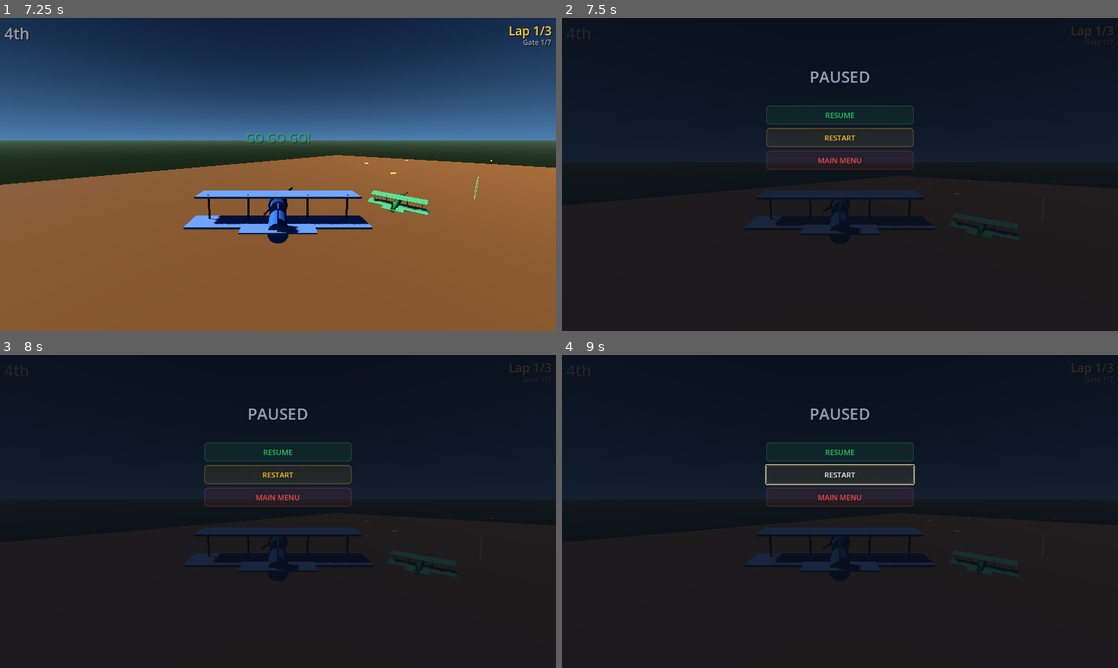
Above: before the commit, frames 1-4 (two rows, left to right).
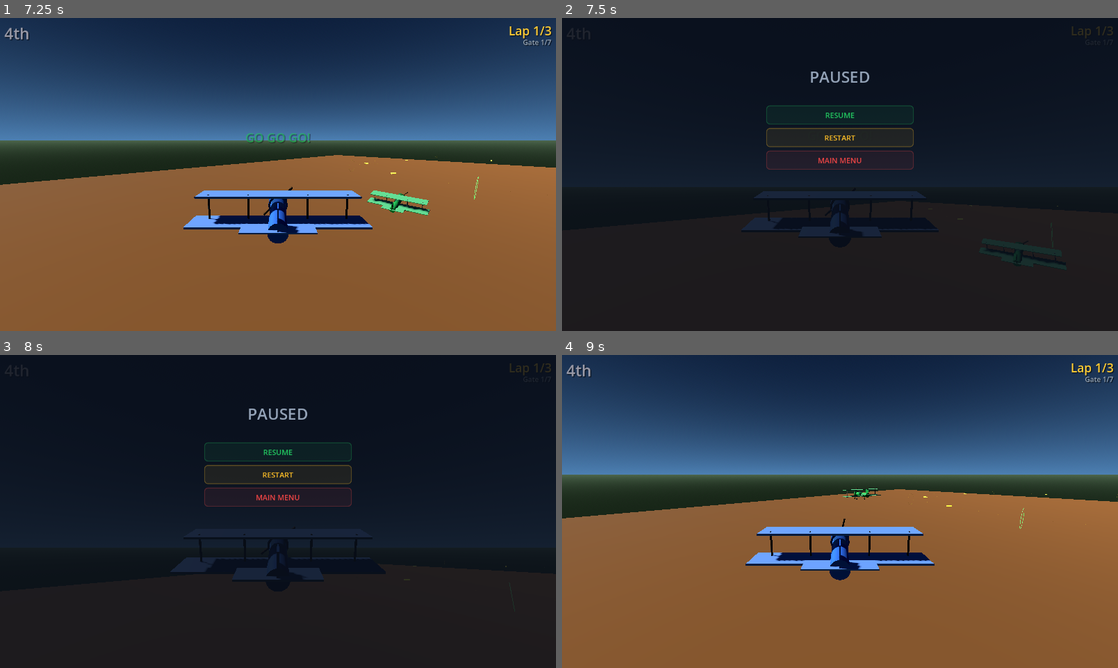
Above: after the commit, the same moments.

Repository: withdoron/ephraim-games
Game: Godot game, scene res://node_3d.tscn
Two runs of this game, one before a commit and one after it. Both use one fixed random seed, a clock stepped at 60 frames per second and the inputs below.
Inputs (mouse positions are in pixels of both pictures, inside the frame that each line leads up to):
- Up to frame 1 (7.25 s): click "RACE" at 0.5 s; click "1 PLAYER" at 1.25 s; click "🏜️ GRAND CANYON" at 2 s; tap Enter at 2.75, 5 s; move the mouse to (400, 158) at 2.77 s; hold Right (ui_right) 2.78-3.53 s; tap P at 2.85, 4.35, 5.85 s; click (400, 158) at 2.92 s; tap Space at 3.02, 3.5, 3.77, 5.27, 5.75, 6.02, 6.77 s; move the mouse to (166, 190) at 3.52 s; hold S 3.53-4.28 s; tap Shift at 3.6, 5.1, 6.6 s; move the mouse to (333, 105) at 4.27 s; hold Right (ui_right) 4.28-5.03 s; move the mouse to (250, 237) at 5.02 s; hold W 5.03-5.78 s; click (250, 237) at 5.17 s; move the mouse to (444, 221) at 5.77 s; hold Left (ui_left) from 5.78 s (still down); move the mouse to (111, 127) at 6.52 s
- Up to frame 2 (7.5 s): move the mouse to (867, 174) at 7.27 s; release Left (ui_left) at 7.28 s; hold S from 7.28 s (still down); tap P at 7.35 s; click (867, 174) at 7.42 s
- Up to frame 3 (8 s): keep holding S
- Up to frame 4 (9 s): release S at 8 s; click (840, 473) at 8 s, where only the run after the commit has a clickable "RESTART"; tap Enter at 8.75 s; move the mouse to (756, 433) at 8.77 s; hold Right (ui_right) from 8.78 s (still down); tap Shift at 8.85 s

Frame 1 is identical in both runs. In frame 2, 0.6% of the frame differs, in the area x 32-89%, y 51-70%; in frame 3, 1.5%; in frame 4, 95%, in the area x 0-100%, y 0-100%.

Commit message:
RINGSTORM-GODOT: fix pause menu, save settings to disk
Pause fix: set process_mode = PROCESS_MODE_ALWAYS on both the menu
CanvasLayer and the main_setup root node. Without this, when
get_tree().paused = true, the menu UI stops processing and cannot
receive mouse clicks or input. The _unhandled_input for unpause also
stopped working because main_setup was paused too.

Settings persistence: save/load via ConfigFile to user://settings.cfg.
- load_settings() called in Settings._ready() on game start
- save_settings() called automatically on every slider change, toggle
  change, and reset-to-default in the settings menu
- All speed, controller, gameplay, and audio values are persisted
- Falls back to defaults if no save file exists
- Save path: ~/Library/Application Support/Godot/app_userdata/Ringstorm Racers/

Co-Authored-By: Claude Opus 4.6 (1M context) <noreply@anthropic.com>

Diff:
--- a/ringstorm/new-game-project/scripts/main_setup.gd
+++ b/ringstorm/new-game-project/scripts/main_setup.gd
@@ -19,6 +19,7 @@
 var split_container: Control = null
 
 func _ready():
+	process_mode = Node.PROCESS_MODE_ALWAYS  # Must process while paused to handle unpause
 	DisplayServer.window_set_mode(DisplayServer.WINDOW_MODE_MAXIMIZED)
 	menu = CanvasLayer.new()
 	menu.name = "Menu"
--- a/ringstorm/new-game-project/scripts/menu_ui.gd
+++ b/ringstorm/new-game-project/scripts/menu_ui.gd
@@ -26,6 +26,7 @@
 
 func _ready():
 	layer = 10  # Above game
+	process_mode = Node.PROCESS_MODE_ALWAYS  # Must process while tree is paused
 	bg = ColorRect.new()
 	bg.color = Color(0.04, 0.06, 0.1, 1.0)
 	bg.set_anchors_preset(Control.PRESET_FULL_RECT)
@@ -232,6 +233,7 @@
 	slider.value_changed.connect(func(v):
 		on_change.call(v)
 		val_label.text = str(snapped(v, step_val))
+		Settings.save_settings()
 	)
 	parent.add_child(row)
 
@@ -246,7 +248,7 @@
 	row.add_child(label)
 	var toggle = CheckButton.new()
 	toggle.button_pressed = current_value
-	toggle.toggled.connect(func(v): on_change.call(v))
+	toggle.toggled.connect(func(v): on_change.call(v); Settings.save_settings())
 	row.add_child(toggle)
 	parent.add_child(row)
 
@@ -261,6 +263,7 @@
 	Settings.fire_cooldown = 15.0; Settings.gate_size = 15.0
 	Settings.crash_respawn_time = 80.0; Settings.master_volume = 1.0
 	AudioServer.set_bus_volume_db(0, 0.0)
+	Settings.save_settings()
 	_show_settings()
 
 # --- UI helpers ---
--- a/ringstorm/new-game-project/scripts/settings.gd
+++ b/ringstorm/new-game-project/scripts/settings.gd
@@ -1,6 +1,11 @@
 extends Node
 # Autoload singleton — all tunable game parameters
 # Ported from Ringstorm.jsx settings panel
+
+const SAVE_PATH = "user://settings.cfg"
+
+func _ready():
+	load_settings()
 
 # Speed — tuned for Godot 3D (browser speed was ~6 but different unit scale)
 var player_speed: float = 30.0
@@ -66,3 +71,49 @@
 		3: return 4.0    # Ocean (15/4)
 		6: return 20.0   # Space (80/4)
 		_: return 7.5    # Default (30/4)
+
+func save_settings():
+	var c = ConfigFile.new()
+	c.set_value("speed", "player_speed", player_speed)
+	c.set_value("speed", "npc_speed", npc_speed)
+	c.set_value("speed", "boost_multiplier", boost_multiplier)
+	c.set_value("speed", "star_multiplier", star_multiplier)
+	c.set_value("speed", "start_speed", start_speed)
+	c.set_value("speed", "brake_strength", brake_strength)
+	c.set_value("speed", "min_brake_speed", min_brake_speed)
+	c.set_value("controller", "deadzone_x", deadzone_x)
+	c.set_value("controller", "deadzone_y", deadzone_y)
+	c.set_value("controller", "stick_sensitivity", stick_sensitivity)
+	c.set_value("controller", "pitch_sensitivity", pitch_sensitivity)
+	c.set_value("controller", "invert_y_p1", invert_y_p1)
+	c.set_value("controller", "invert_y_p2", invert_y_p2)
+	c.set_value("gameplay", "turn_rate", turn_rate)
+	c.set_value("gameplay", "pitch_rate", pitch_rate)
+	c.set_value("gameplay", "fire_cooldown", fire_cooldown)
+	c.set_value("gameplay", "gate_size", gate_size)
+	c.set_value("audio", "master_volume", master_volume)
+	c.save(SAVE_PATH)
+
+func load_settings():
+	var c = ConfigFile.new()
+	if c.load(SAVE_PATH) != OK:
+		return  # No save file yet, use defaults
+	player_speed = c.get_value("speed", "player_speed", player_speed)
+	npc_speed = c.get_value("speed", "npc_speed", npc_speed)
+	boost_multiplier = c.get_value("speed", "boost_multiplier", boost_multiplier)
+	star_multiplier = c.get_value("speed", "star_multiplier", star_multiplier)
+	start_speed = c.get_value("speed", "start_speed", start_speed)
+	brake_strength = c.get_value("speed", "brake_strength", brake_strength)
+	min_brake_speed = c.get_value("speed", "min_brake_speed", min_brake_speed)
+	deadzone_x = c.get_value("controller", "deadzone_x", deadzone_x)
+	deadzone_y = c.get_value("controller", "deadzone_y", deadzone_y)
+	stick_sensitivity = c.get_value("controller", "stick_sensitivity", stick_sensitivity)
+	pitch_sensitivity = c.get_value("controller", "pitch_sensitivity", pitch_sensitivity)
+	invert_y_p1 = c.get_value("controller", "invert_y_p1", invert_y_p1)
+	invert_y_p2 = c.get_value("controller", "invert_y_p2", invert_y_p2)
+	turn_rate = c.get_value("gameplay", "turn_rate", turn_rate)
+	pitch_rate = c.get_value("gameplay", "pitch_rate", pitch_rate)
+	fire_cooldown = c.get_value("gameplay", "fire_cooldown", fire_cooldown)
+	gate_size = c.get_value("gameplay", "gate_size", gate_size)
+	master_volume = c.get_value("audio", "master_volume", master_volume)
+	AudioServer.set_bus_volume_db(0, linear_to_db(master_volume))
